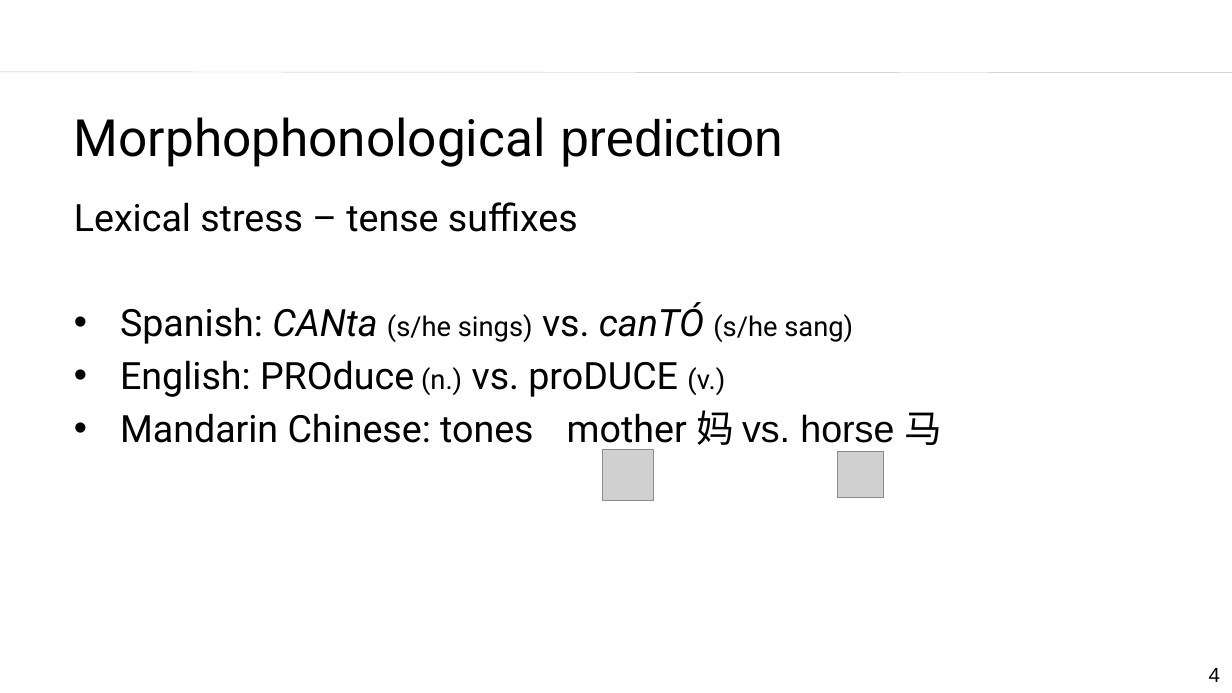
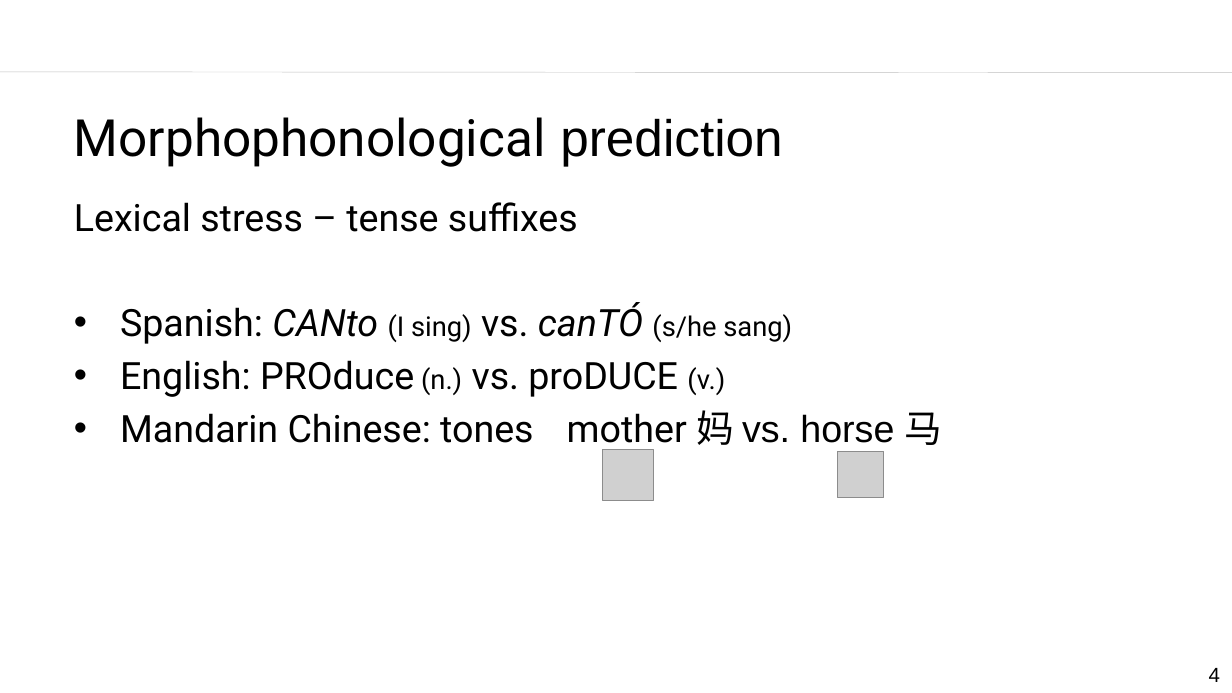
Before and after one commit to laurafdeza/Dissertation, a slide deck: slide 4 of ru_defense_slides.pptx. Drawn at 1232x693 pixels with LibreOffice and Linux fonts; fonts in the diff are those of the drawing; grey boxes stand for pictures; background and template pictures are left out. Boxes give left, top, right and bottom in pixels: in the first picture for what was removed or moved away, otherwise in the second. Text is boxed around its words. In the diff, an @@ line names an element or a change of style, - is before the commit and + after.

```diff
--- a/ru_defense_slides.pptx
+++ b/ru_defense_slides.pptx
@@ text at (120, 302, 792, 344): text changed @@
-• Spanish: CANta (s/he sings) vs. canTÓ (s/he sang)
+• Spanish: CANto (I sing) vs. canTÓ (s/he sang)
```
Also in this commit, not shown: 3 other slides changed.
